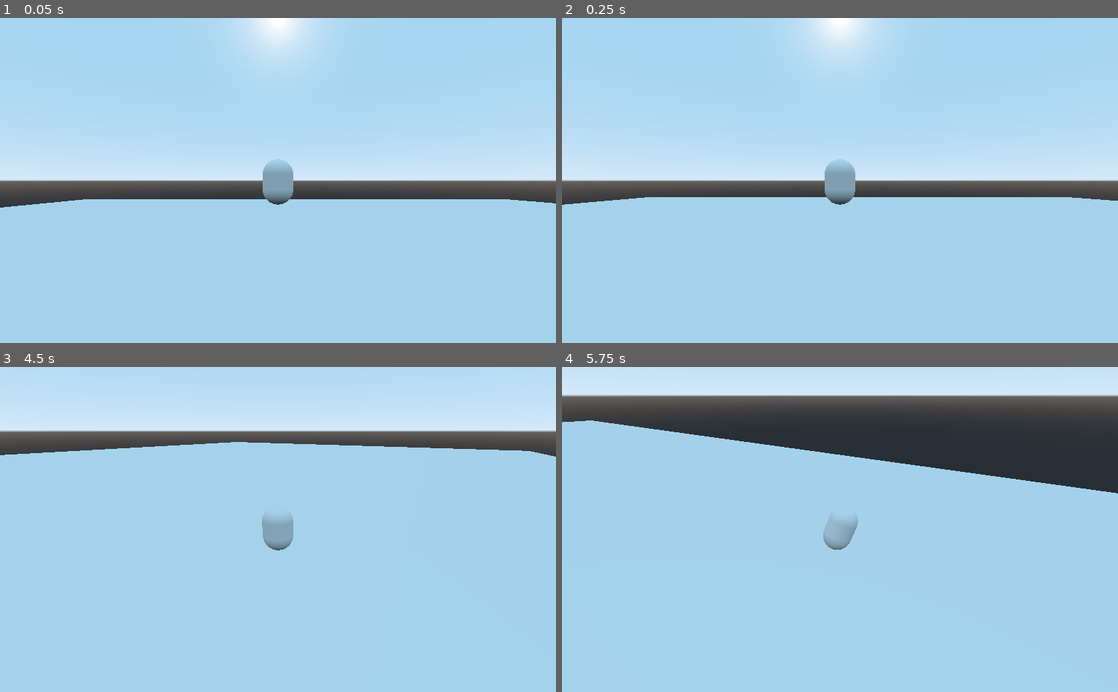
Above: before the commit, frames 1-4 (two rows, left to right).
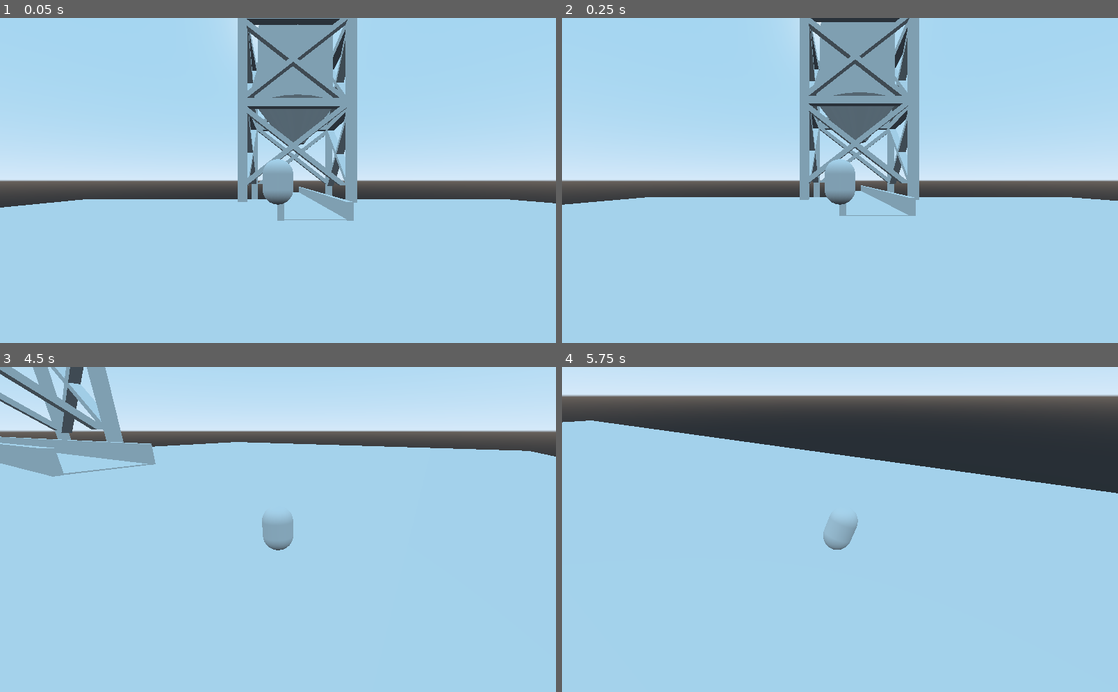
Above: after the commit, the same moments.

Repository: ayylol/CumbriaJam
Game: Godot game, scene res://MainGame.tscn
The game is run twice, just before and just after one commit, with the same random seed, the same clock (stepped at 60 frames per second) and the same inputs.
Inputs (mouse positions are in pixels of both pictures, inside the frame that each line leads up to):
- Up to frame 1 (0.05 s): no input
- Up to frame 2 (0.25 s): no input
- Up to frame 3 (4.5 s): move the mouse to (400, 513) at 0.52 s; press the mouse at (400, 513) at 0.53 s; move the mouse to (250, 529) at 1.27 s; release the mouse at (250, 529) at 1.28 s; tap Space (push) at 1.35, 2.75, 2.85, 4.25, 4.35 s; tap Enter at 2, 3.5 s; move the mouse to (289, 523) at 2.02 s; press the mouse at (289, 523) at 2.03 s; move the mouse to (272, 536) at 2.77 s; release the mouse at (272, 536) at 2.78 s; move the mouse to (316, 532) at 3.52 s; press the mouse at (316, 532) at 3.53 s; move the mouse to (233, 526) at 4.27 s; release the mouse at (233, 526) at 4.28 s
- Up to frame 4 (5.75 s): move the mouse to (845, 529) at 5.02 s; press the mouse at (845, 529) at 5.03 s

The runs differ from the first frame. In frame 1, 10% of the frame differs, in the area x 42-65%, y 0-63%; in frame 2, 10%; in frame 3, 4.8%; in frame 4, nothing differs.

Commit message:
moved_map_main

Diff:
--- a/MainGame.tscn
+++ b/MainGame.tscn
@@ -2,6 +2,7 @@
 
 [ext_resource path="res://Player.tscn" type="PackedScene" id=1]
 [ext_resource path="res://Camera.gd" type="Script" id=2]
+[ext_resource path="res://map.tscn" type="PackedScene" id=3]
 
 [sub_resource type="PhysicsMaterial" id=3]
 rough = true
@@ -45,3 +46,6 @@
 transform = Transform( 1, 0, 0, 0, 1, 0, 0, 0, 1, 0.00181675, 0, 3.25458 )
 near = 0.01
 process_mode = 1
+
+[node name="Spatial" parent="." instance=ExtResource( 3 )]
+transform = Transform( 1, 0, 0, 0, 1, 0, 0, 0, 1, -0.128197, -3.42127, -24.3343 )
--- a/background_map.tscn
+++ b/background_map.tscn
@@ -1,8 +1,8 @@
 [gd_scene load_steps=4 format=2]
 
-[ext_resource path="res://recycling_tank.obj" type="ArrayMesh" id=1]
-[ext_resource path="res://cross_beam.obj" type="ArrayMesh" id=2]
-[ext_resource path="res://beam_pillar.obj" type="ArrayMesh" id=3]
+[ext_resource path="res://Assets/recycling_tank.obj" type="ArrayMesh" id=1]
+[ext_resource path="res://Assets/cross_beam.obj" type="ArrayMesh" id=2]
+[ext_resource path="res://Assets/beam_pillar.obj" type="ArrayMesh" id=3]
 
 [node name="Spatial" type="Spatial"]
 
--- a/map.tscn
+++ b/map.tscn
@@ -7,7 +7,13 @@
 transform = Transform( 1, 0, 0, 0, 1, 0, 0, 0, 1, 0.000167847, 3.8147e-06, -0.0928421 )
 
 [node name="tankard" parent="." instance=ExtResource( 2 )]
-transform = Transform( 1, 0, 0, 0, 1, 0, 0, 0, 1, -21.7711, -20.5956, 25.4921 )
+transform = Transform( 1, 0, 0, 0, 1, 0, 0, 0, 1, 14.2103, 5.00596, 6.03082 )
 
 [node name="convertor" parent="." instance=ExtResource( 1 )]
-transform = Transform( 1, 0, 0, 0, 1, 0, 0, 0, 1, 0.463247, 0.382977, 6.33766 )
+transform = Transform( 1.66465, 0, 0, 0, 1.66465, 0, 0, 0, 1.66465, 0.463149, -0.279377, 6.32357 )
+
+[node name="convertor2" parent="." instance=ExtResource( 1 )]
+transform = Transform( 1.66465, 0, 0, 0, 1.66465, 0, 0, 0, 1.66465, 0.463149, -0.279377, -3.74709 )
+
+[node name="convertor3" parent="." instance=ExtResource( 1 )]
+transform = Transform( 1.66465, 0, 0, 0, 1.66465, 0, 0, 0, 1.66465, 0.463149, -0.279377, 16.3656 )
Renamed: beam_pillar.obj -> Assets/beam_pillar.obj
Not shown, added: Assets/beam_pillar.obj.import
Renamed: cross_beam.obj -> Assets/cross_beam.obj
Not shown, added: Assets/cross_beam.obj.import
Renamed: recycling_tank.obj -> Assets/recycling_tank.obj
Not shown, added: Assets/recycling_tank.obj.import
Not shown, removed: beam_pillar.obj.import
Not shown, removed: cross_beam.obj.import
Not shown, removed: recycling_tank.obj.import
